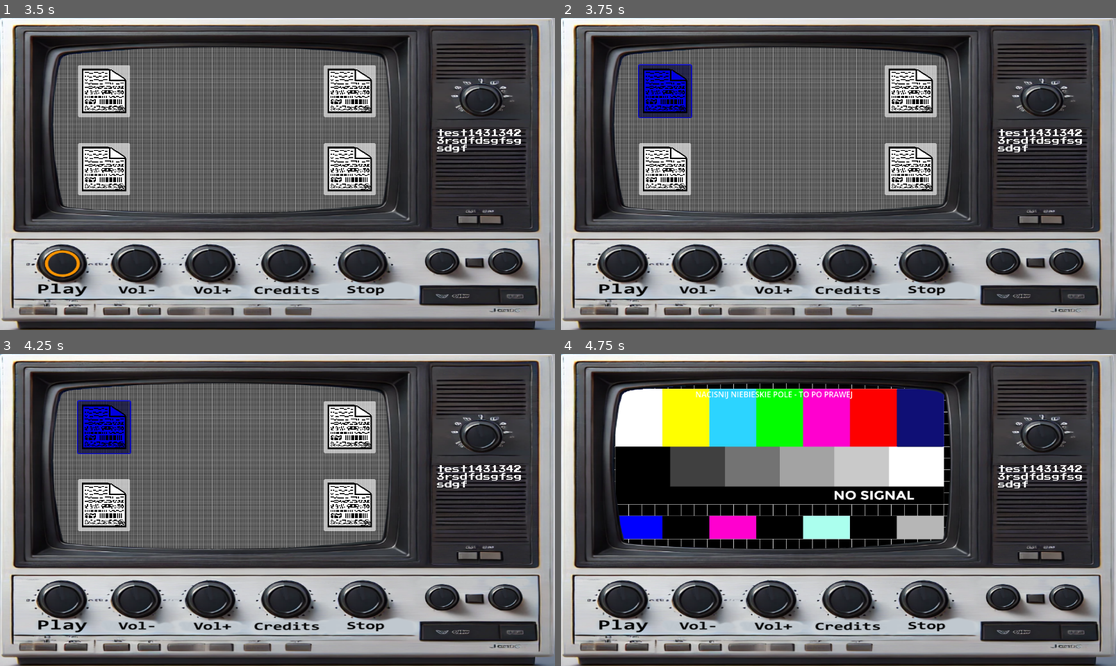
Above: before the commit, frames 1-4 (two rows, left to right).
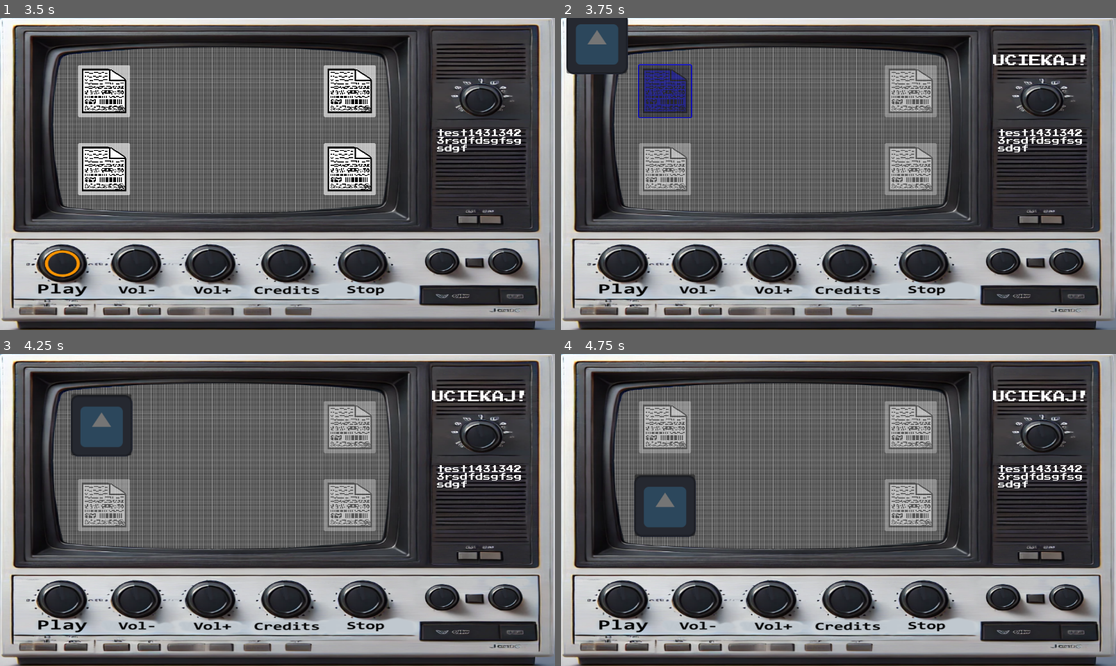
Above: after the commit, the same moments.

Repository: Ciasne14/SteelWorks3
Game: Godot game, scene res://Scenes/main_scene.tscn
The game is run twice, just before and just after one commit, with the same random seed, the same clock (stepped at 60 frames per second) and the same inputs. The engine's default icon, where the game draws it, is replaced by a stand-in: a white triangle on a blue panel in a dark square. Sound files missing from this copy of the repository are replaced by a short silence.
Inputs (mouse positions are in pixels of both pictures, inside the frame that each line leads up to):
- Up to frame 1 (3.5 s): click (444, 261) at 0.5 s; click (505, 261) at 1.25 s; click (482, 99) at 2 s; click (61, 264) at 2.75 s
- Up to frame 2 (3.75 s): click (666, 92) at 3.5 s
- Up to frame 3 (4.25 s): no input
- Up to frame 4 (4.75 s): click (666, 503) at 4.27 s

Frame 1 is identical in both runs. In frame 2, 7.9% of the frame differs, in the area x 0-95%, y 0-57%; in frame 3, 6.6%; in frame 4, 29%, in the area x 9-95%, y 9-63%.
Error before the commit: Invalid assignment of property or key 'text' with value of type 'String' on a base object of type 'null instance'. (res://Scenes/main.gd:51)

Commit message:
main fin

Diff:
--- /dev/null
+++ b/Scenes/background_sound.gd
@@ -0,0 +1,6 @@
+extends AudioStreamPlayer
+
+func _on_finished() -> void:
+	var new_audio_stream = load("res://Images/background_at_start.mp3")
+	$".".stream = new_audio_stream
+	$".".play()
--- a/Scenes/demon_communicator.gd
+++ b/Scenes/demon_communicator.gd
@@ -2,7 +2,7 @@
 
 @onready var http_request = %HTTPRequest
 
-const troll_url = "https://d1c8-193-193-81-36.ngrok-free.app/api/my_chat/"
+const troll_url = "https://553d-193-193-81-36.ngrok-free.app/api/my_chat/"
 var played = false
 
 func _ready():
--- a/Scenes/main.gd
+++ b/Scenes/main.gd
@@ -48,7 +48,7 @@
 		$Q4.modulate = Color(255,255,255)
 
 func _on_q_1_pressed() -> void:
-	$Info.text = "Uciekaj!"
+	$CanvasLayer2/Info.text = "Uciekaj!"
 	var escaper =$Escaper
 	escaper.activated = true
 	$Escaper/Timer.start()
@@ -61,7 +61,7 @@
 	$Q3.visible=false
 	$Q4.visible=false
 	Input.mouse_mode = Input.MOUSE_MODE_HIDDEN
-	$CanvasLayer2/Info.text = "Nacisnij niebieskie pole - to po prawej"
+	$CanvasLayer2/Info.text = "Nacisnij granatowe pole"
 	$Background/MainScene.visible = false
 	$Background/Quest2.visible = true
 
@@ -101,6 +101,7 @@
 
 
 func _on_q_4_pressed() -> void:
+	$CanvasLayer2/Info.text = "Wyeliminuj klocki od najwyższej wartości"
 	$Q1.visible=false
 	$Q2.visible=false
 	$Q3.visible=false
--- a/Scenes/main_scene.tscn
+++ b/Scenes/main_scene.tscn
@@ -19,14 +19,35 @@
 [ext_resource type="Texture2D" uid="uid://bwujuhmxjljta" path="res://Images/icon.svg" id="13_7c2l2"]
 [ext_resource type="Script" path="res://Scenes/event_director.gd" id="13_kr52a"]
 [ext_resource type="Script" path="res://escaper.gd" id="14_n5ll0"]
+[ext_resource type="AudioStream" uid="uid://sk7xel3cb4gp" path="res://Images/start_click.mp3" id="20_mvfre"]
+[ext_resource type="Script" path="res://Scenes/background_sound.gd" id="21_m6fvp"]
 
 [sub_resource type="Theme" id="Theme_6lw6g"]
 default_font = ExtResource("5_d1qnp")
 default_font_size = 22
 
+[sub_resource type="Theme" id="Theme_glton"]
+default_base_scale = 1.0
+default_font = ExtResource("5_d1qnp")
+default_font_size = 30
+
+[sub_resource type="Theme" id="Theme_7h0h5"]
+default_base_scale = 2.0
+default_font = ExtResource("5_d1qnp")
+default_font_size = 40
+
+[sub_resource type="Theme" id="Theme_1knth"]
+default_base_scale = 2.0
+default_font = ExtResource("5_d1qnp")
+default_font_size = 35
+
 [sub_resource type="Theme" id="Theme_3pmot"]
 default_font = ExtResource("5_d1qnp")
 default_font_size = 16
+
+[sub_resource type="Theme" id="Theme_rbmuq"]
+default_font = ExtResource("5_d1qnp")
+default_font_size = 25
 
 [node name="Main" type="Control"]
 layout_mode = 3
@@ -161,8 +182,10 @@
 offset_bottom = 0.165024
 grow_horizontal = 2
 grow_vertical = 2
+theme = SubResource("Theme_glton")
 horizontal_alignment = 1
 vertical_alignment = 1
+autowrap_mode = 2
 
 [node name="TextEdit" type="TextEdit" parent="Background/Quest3"]
 layout_mode = 1
@@ -177,6 +200,7 @@
 offset_bottom = -0.173981
 grow_horizontal = 2
 grow_vertical = 2
+theme = SubResource("Theme_7h0h5")
 
 [node name="Button" type="Button" parent="Background/Quest3"]
 layout_mode = 1
@@ -224,6 +248,7 @@
 offset_bottom = 0.0690002
 grow_horizontal = 2
 grow_vertical = 2
+theme = SubResource("Theme_1knth")
 text = "OK"
 
 [node name="Button2" type="Button" parent="Background/Quest4"]
@@ -239,6 +264,7 @@
 offset_bottom = -0.0229797
 grow_horizontal = 2
 grow_vertical = 2
+theme = SubResource("Theme_1knth")
 text = "OK"
 
 [node name="Button3" type="Button" parent="Background/Quest4"]
@@ -254,6 +280,7 @@
 offset_bottom = 0.112015
 grow_horizontal = 2
 grow_vertical = 2
+theme = SubResource("Theme_1knth")
 text = "OK"
 
 [node name="Button4" type="Button" parent="Background/Quest4"]
@@ -269,6 +296,7 @@
 offset_bottom = -0.162994
 grow_horizontal = 2
 grow_vertical = 2
+theme = SubResource("Theme_1knth")
 text = "OK"
 
 [node name="Button5" type="Button" parent="Background/Quest4"]
@@ -284,6 +312,7 @@
 offset_bottom = 0.0310059
 grow_horizontal = 2
 grow_vertical = 2
+theme = SubResource("Theme_1knth")
 text = "OK"
 
 [node name="Button6" type="Button" parent="Background/Quest4"]
@@ -299,6 +328,7 @@
 offset_bottom = 0.0840149
 grow_horizontal = 2
 grow_vertical = 2
+theme = SubResource("Theme_1knth")
 text = "OK"
 
 [node name="Button7" type="Button" parent="Background/Quest4"]
@@ -314,6 +344,7 @@
 offset_bottom = -0.0319901
 grow_horizontal = 2
 grow_vertical = 2
+theme = SubResource("Theme_1knth")
 text = "OK"
 
 [node name="Button8" type="Button" parent="Background/Quest4"]
@@ -329,6 +360,7 @@
 offset_bottom = -0.0159912
 grow_horizontal = 2
 grow_vertical = 2
+theme = SubResource("Theme_1knth")
 text = "OK"
 
 [node name="Button9" type="Button" parent="Background/Quest4"]
@@ -344,6 +376,7 @@
 offset_bottom = 0.0410004
 grow_horizontal = 2
 grow_vertical = 2
+theme = SubResource("Theme_1knth")
 text = "OK"
 
 [node name="CanvasLayer" type="CanvasLayer" parent="."]
@@ -519,6 +552,12 @@
 [node name="AudioStreamPlayer" type="AudioStreamPlayer" parent="."]
 stream = ExtResource("10_xufgv")
 volume_db = -15.0
+
+[node name="BackgroundSound" type="AudioStreamPlayer" parent="."]
+stream = ExtResource("20_mvfre")
+volume_db = -5.095
+autoplay = true
+script = ExtResource("21_m6fvp")
 
 [node name="Q1" type="Button" parent="."]
 visible = false
@@ -652,17 +691,19 @@
 
 [node name="Info" type="Label" parent="CanvasLayer2"]
 anchors_preset = -1
-anchor_left = 0.288
-anchor_top = 0.096
-anchor_right = 0.481
-anchor_bottom = 0.164
-offset_left = 0.223969
-offset_top = -0.208
-offset_right = -0.112061
-offset_bottom = -0.272003
-grow_horizontal = 2
+anchor_left = 0.776
+anchor_top = 0.074
+anchor_right = 0.956
+anchor_bottom = 0.201
+offset_left = 0.0479736
+offset_top = 0.0480003
+offset_right = -0.312012
+offset_bottom = -0.248001
+grow_horizontal = 2
+theme = SubResource("Theme_rbmuq")
 horizontal_alignment = 1
 vertical_alignment = 1
+autowrap_mode = 3
 uppercase = true
 
 [connection signal="pressed" from="Background/Quest2/Blue" to="." method="_on_blue_pressed"]
@@ -686,6 +727,7 @@
 [connection signal="pressed" from="Button" to="Background/MainScene" method="_on_button_pressed"]
 [connection signal="pressed" from="Button2" to="Background/MainScene" method="_on_button_pressed"]
 [connection signal="pressed" from="Button3" to="Background/MainScene" method="_on_button_pressed"]
+[connection signal="finished" from="BackgroundSound" to="BackgroundSound" method="_on_finished"]
 [connection signal="mouse_entered" from="Q1" to="." method="_on_q_1_mouse_entered"]
 [connection signal="mouse_exited" from="Q1" to="." method="_on_q_1_mouse_exited"]
 [connection signal="pressed" from="Q1" to="." method="_on_q_1_pressed"]
--- a/Scenes/quest_2.gd
+++ b/Scenes/quest_2.gd
@@ -17,6 +17,6 @@
 	$"../../Q2".modulate = Color(0,1,0)
 	Input.mouse_mode = Input.MOUSE_MODE_VISIBLE
 	$"../../Q2".mouse_filter = Control.MOUSE_FILTER_IGNORE
-	$"../../Info".text = ""
+	$"../../CanvasLayer2/Info".text = ""
 	var main_node = get_node("../..")
 	main_node.handle_solved()
--- a/Scenes/quest_3.gd
+++ b/Scenes/quest_3.gd
@@ -40,7 +40,7 @@
 			$"../../Button3".disabled = false
 			$"../../Q3".modulate = Color(0,1,0)
 			$"../../Q3".mouse_filter = Control.MOUSE_FILTER_IGNORE
-			$"../../Info".text = ""
+			$"../../CanvasLayer2/Info".text = ""
 			var main_node = get_node("../..")
 			main_node.handle_solved()
 		current_count = current_count + 1
--- a/Scenes/quest_4.gd
+++ b/Scenes/quest_4.gd
@@ -73,7 +73,7 @@
 		$"../../Button3".disabled = false
 		$"../../Q4".modulate = Color(0,1,0)
 		$"../../Q4".mouse_filter = Control.MOUSE_FILTER_IGNORE
-		$"../../Info".text = ""
+		$"../../CanvasLayer2/Info".text = ""
 		var main_node = get_node("../..")
 		main_node.handle_solved()
 
--- a/escaper.gd
+++ b/escaper.gd
@@ -45,7 +45,7 @@
 func _on_timer_timeout() -> void:
 	if(!done):
 		chase = false
-		$"../Info".text = "Zlap mnie!"
+		$"../CanvasLayer2/Info".text = "Zlap mnie!"
 
 signal health_changed(new_value)
 
@@ -66,7 +66,7 @@
 		$".".visible = false
 		$"../Q1".modulate = Color(0,1,0)
 		$"../Q1".mouse_filter = Control.MOUSE_FILTER_IGNORE
-		$"../Info".text = ""
+		$"../CanvasLayer2/Info".text = ""
 		var main_node = get_node("..")
 		main_node.handle_solved()
 		done = true
Not shown, added: Images/background_at_start.mp3.import
Not shown, added: Images/start_click.mp3.import
Not shown: 1 places in Scenes/main_scene.tscn that only renumber resources
Not shown, added: Images/background_at_start.mp3
Not shown, added: Images/start_click.mp3
